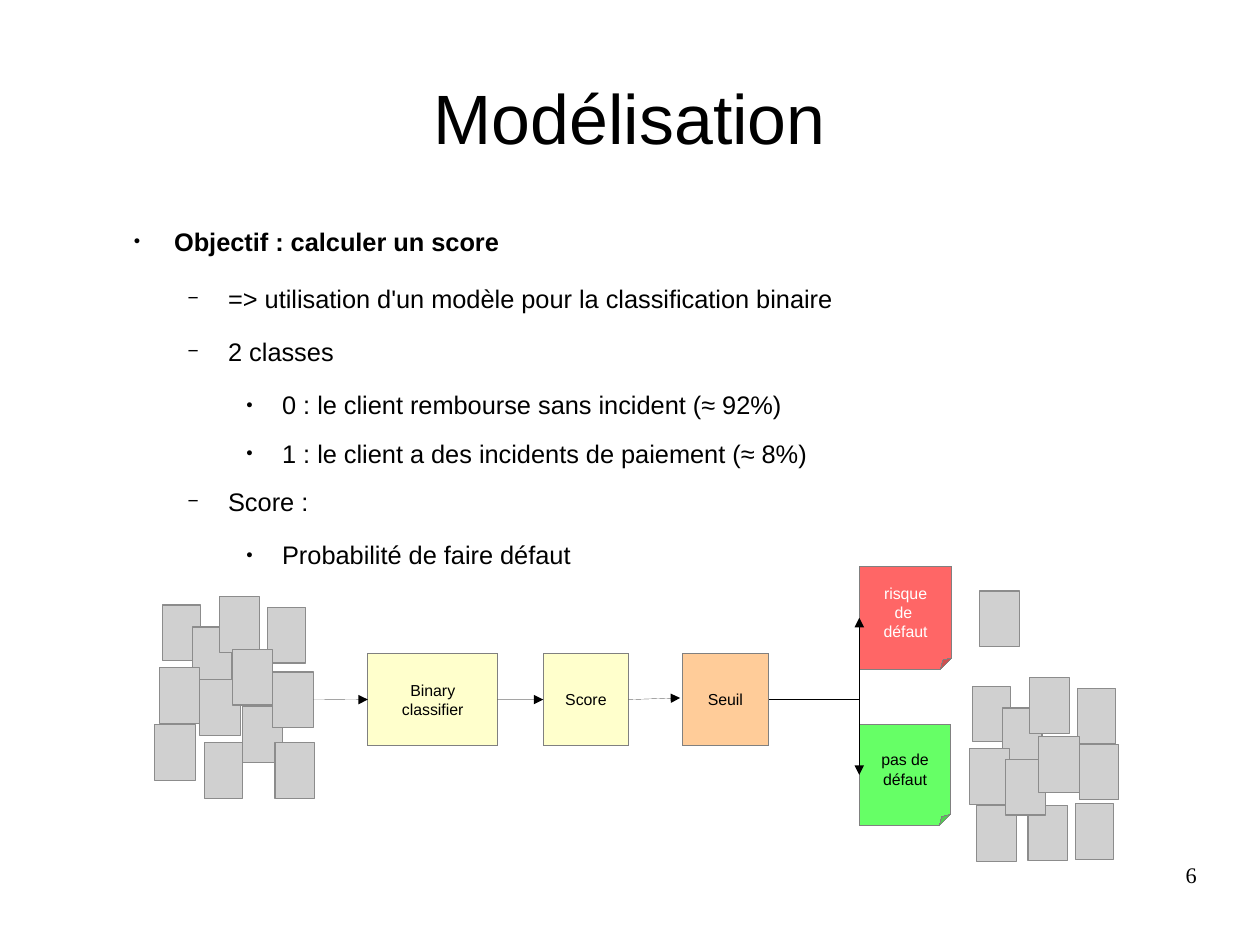
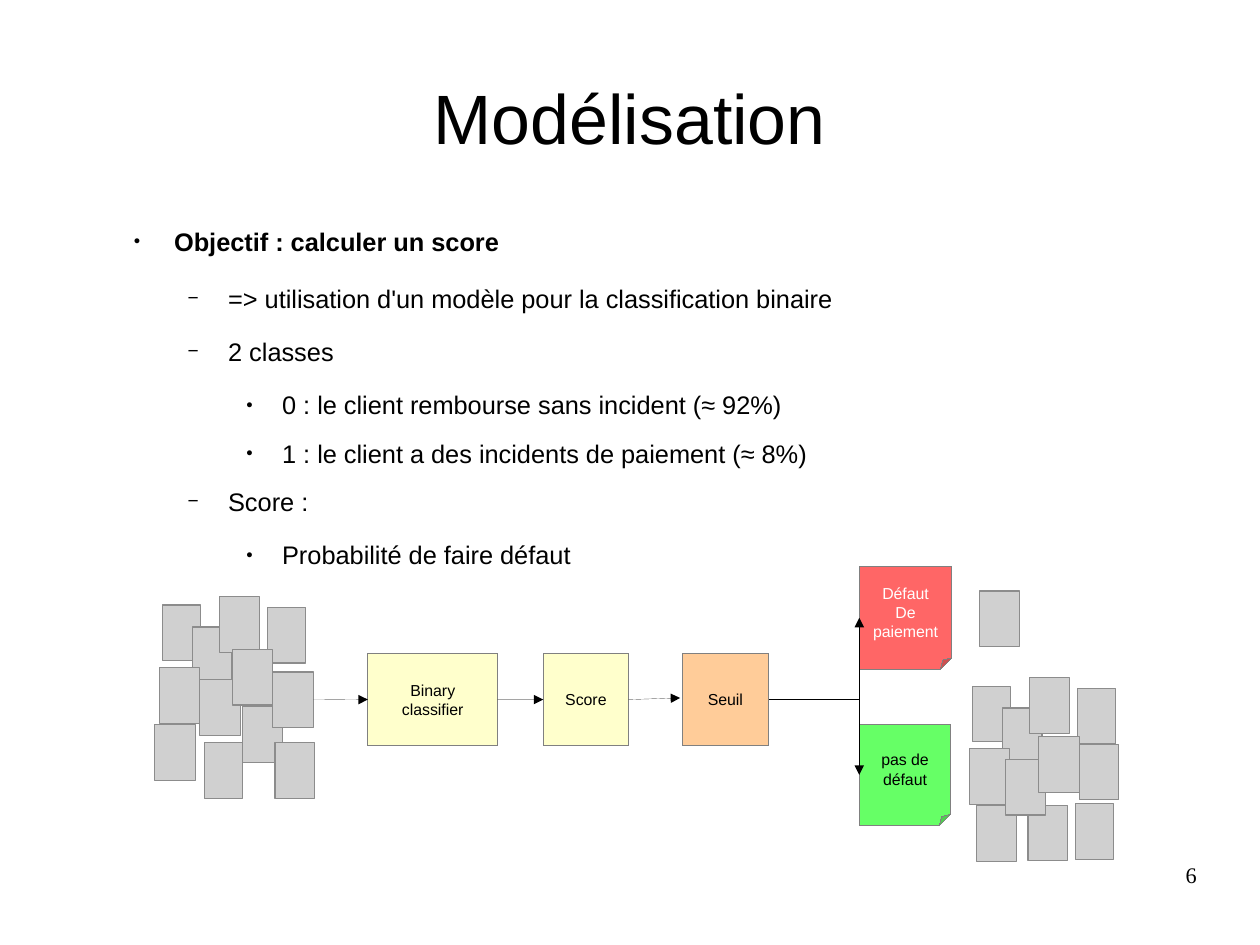
Before and after one commit to sunktoteca/OC-Parcours-DS-P7, a slide deck: slide 6 of soutenance.odp. Drawn at 1260x945 pixels with LibreOffice and Linux fonts; fonts in the diff are those of the drawing; grey boxes stand for pictures. Boxes give left, top, right and bottom in pixels: in the first picture for what was removed or moved away, otherwise in the second. Text is boxed around its words. In the diff, an @@ line names an element or a change of style, - is before the commit and + after.

```diff
--- a/soutenance.odp
+++ b/soutenance.odp
@@ text in folded corner at (x1=873, y1=587, x2=938, y2=641): text changed @@
-risque
-de
-défaut
+Défaut
+De
+paiement
```
Also in this commit, not shown: 2 other slides changed.
